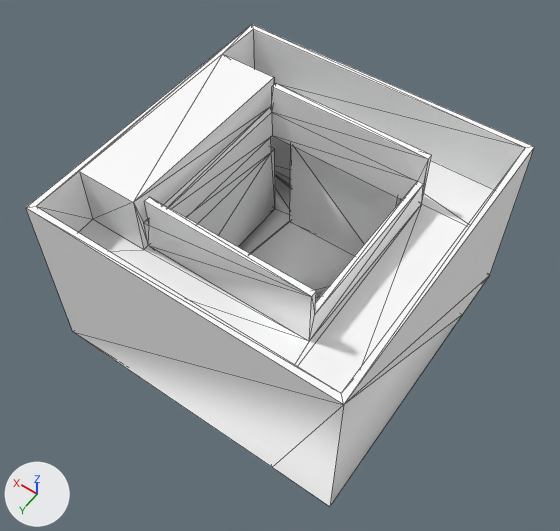
Two versions of the COLLADA model mrsl_models/models/skir/skir.dae, one commit apart.
Camera for both pictures: a camera (50 mm lens) standing at (-3.56, 17.39, 21.28) and looking at (4.92, 5.52, 2.63). The lights are fixed; the arrows at lower left show +X, +Y and +Z. The picture after the commit comes second. Mesh edges are drawn as thin lines. Vertices at exactly the same position are counted once.

In view in the first picture: 'SketchUp'.
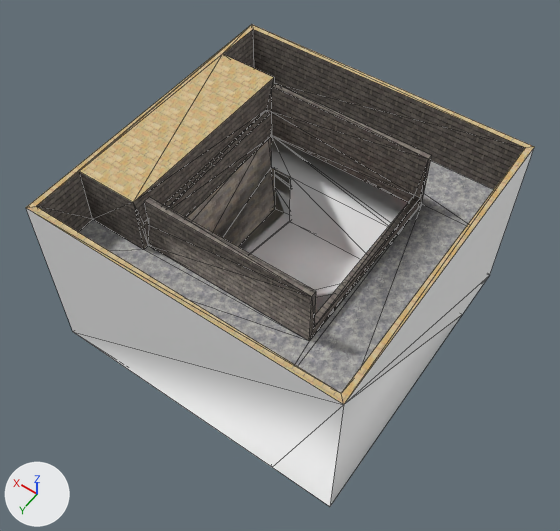
Boxes (x1, y1, x2, y2) around the edits, measured in the pictures (560 x 531 px):
part 1 of me_sketchup, cut back: (133, 78, 428, 341) in both
part 2 of me_sketchup, recoloured (white to grey): (79, 161, 494, 393) in both
part 3 of me_sketchup, recoloured: before (271, 136, 402, 200); after (275, 169, 290, 178)
part 4 of me_sketchup, recoloured (white to grey): (37, 30, 525, 341) in both
part 5 of me_sketchup, recoloured: (26, 25, 534, 404) in both

Patch to the scene script:
```diff
--- a/mrsl_models/models/skir/skir.dae.py
+++ b/mrsl_models/models/skir/skir.dae.py
@@ mat_roofing_shingles_asphalt @@
+mat_roofing_shingles_asphalt = principled_material('Roofing_Shingles_Asphalt')
+mat_roofing_shingles_asphalt.texture = img_roofing_shingles_asphalt_jpg
+mat_roofing_shingles_asphalt.roughness = 0.9
@@ mat_stone_masonry_multi @@
+mat_stone_masonry_multi = principled_material('Stone_Masonry_Multi')
+mat_stone_masonry_multi.texture = img_stone_masonry_multi_jpg
+mat_stone_masonry_multi.roughness = 0.9
@@ mat_stone_vein_gray @@
+mat_stone_vein_gray = principled_material('Stone_Vein_Gray')
+mat_stone_vein_gray.texture = img_stone_vein_gray_jpg
+mat_stone_vein_gray.roughness = 0.9
@@ mat_roofing_slate_tan @@
+mat_roofing_slate_tan = principled_material('Roofing_Slate_Tan')
+mat_roofing_slate_tan.texture = img_roofing_slate_tan_jpg
+mat_roofing_slate_tan.roughness = 0.9
@@ me_sketchup @@
-me_sketchup.from_pydata(...)  # 87 vertices, 178 faces; spans x 0.0..10.0, y 0.0..10.0, z 0.0..6.0
+me_sketchup.from_pydata(...)  # 103 vertices, 229 faces; spans x 0.0..10.0, y 0.0..10.0, z 0.0..6.0
+# me_sketchup part 1
+# 8 vertices are removed from x 2.2..7.8, y 2.0..7.8, z 3.0..5.0
+# 57 faces are deleted
+# 1 vertex moves from x 2.4, y 2.2, z 5.0 to x 2.4, y 2.2, z 4.42
+# 19 vertices are added at x 2.2..7.8, y 1.7..7.8, z 2.3..5.0
+# 5 new vertices lie (0.0, 0.0, 2.3) away from vertices in x 2.2..7.8, y 1.7..2.0, z 0.0
+# 7 new faces join them, mat_roofing_metal_standing_seam_red (picture img_roofing_metal_standing_seam_red_jpg)
+# 24 new faces join them, mat_stone_masonry_multi (picture img_stone_masonry_multi_jpg)
+# 42 new faces join them, mat_material (white #ffffff)
+# 30 new faces join them, mat_roofing_shingles_asphalt (picture img_roofing_shingles_asphalt_jpg)
+# 3 new faces join them, mat_stone_vein_gray (picture img_stone_vein_gray_jpg)
+# 2 new faces join them, mat_material_1 (white #ffffff)
+# me_sketchup part 2: 11 faces spanning x 0.2..9.8, y 0.2..9.8, z 4.0 switch from mat_material (white #ffffff) to mat_stone_vein_gray (picture img_stone_vein_gray_jpg)
+# me_sketchup part 3: 9 faces spanning x 0.2..9.8, y 0.2..8.2, z 0.0..3.9 switch from mat_material (white #ffffff) to mat_stone_masonry_multi (picture img_stone_masonry_multi_jpg)
+# me_sketchup part 4: 39 faces spanning x 0.2..9.8, y 0.2..9.8, z 3.0..6.0 switch from mat_material (white #ffffff) to mat_roofing_shingles_asphalt (picture img_roofing_shingles_asphalt_jpg)
+# me_sketchup part 5: 12 faces spanning x 0.0..10.0, y 0.0..10.0, z 6.0 switch from mat_material (white #ffffff) to mat_roofing_slate_tan (picture img_roofing_slate_tan_jpg)
 me_sketchup.materials.append(mat_material_1)
+me_sketchup.materials.append(mat_roofing_metal_standing_seam_red)  # picture img_roofing_metal_standing_seam_red_jpg
+me_sketchup.materials.append(mat_roofing_shingles_multi)  # picture img_roofing_shingles_multi_jpg
```
